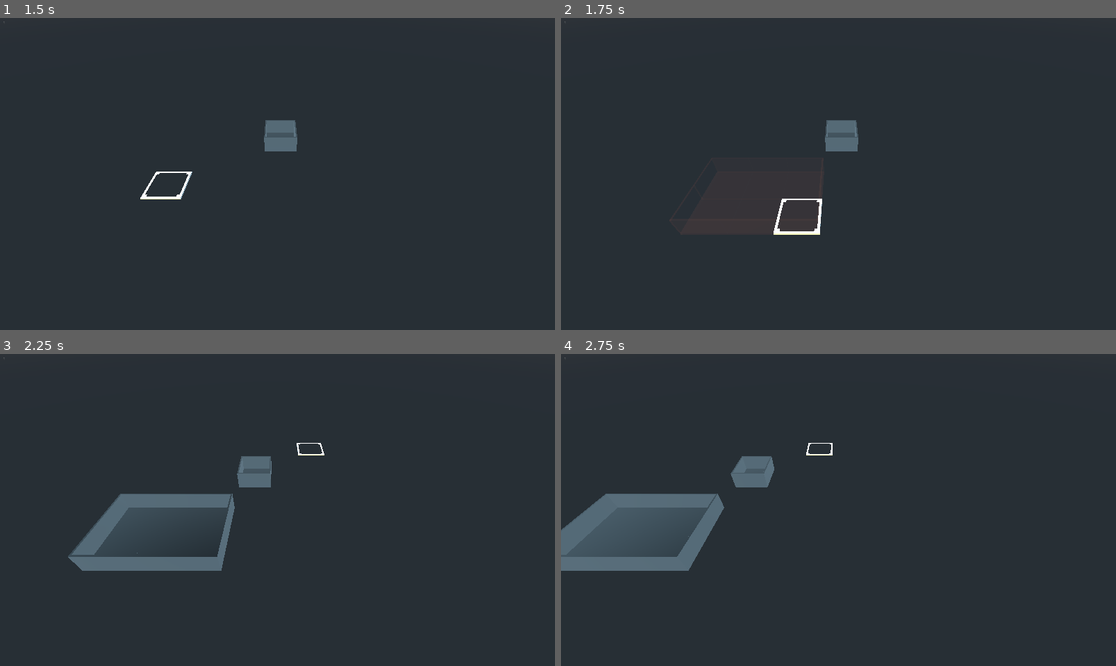
Above: before the commit, frames 1-4 (two rows, left to right).
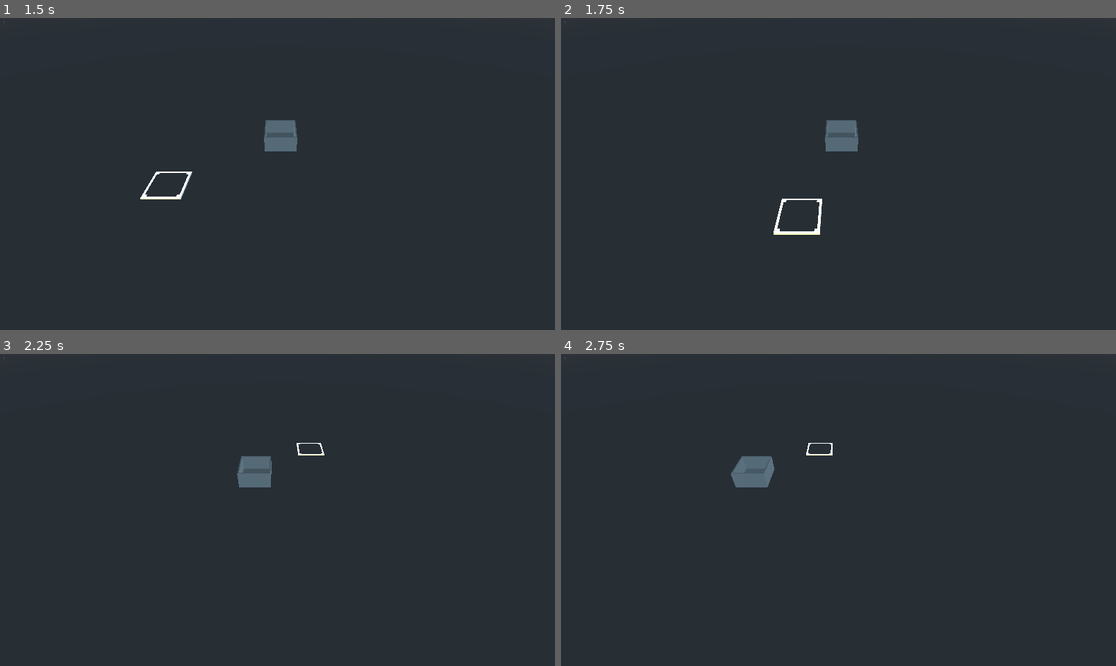
Above: after the commit, the same moments.

Repository: newnoiseworks/TowerStory
Game: Godot game, scene res://Scenes/building/building.tscn
Same seed, same stepped clock (60 frames per second), same inputs: the game is played once before the commit and once after it.
Inputs (mouse positions are in pixels of both pictures, inside the frame that each line leads up to):
- Up to frame 1 (1.5 s): tap Enter at 0.5 s; move the mouse to (399, 158) at 0.52 s; press the mouse at (399, 158) at 0.53 s; hold D (move_right) 0.53-1.25 s; release the mouse at (399, 158) at 1.25 s; drag from (166, 189) to (249, 236) at 1.27 s
- Up to frame 2 (1.75 s): no input
- Up to frame 3 (2.25 s): move the mouse to (333, 441) at 2.02 s; hold D (move_right) from 2.03 s (still down); hold Middle mouse button (third_button) from 2.03 s (still down)
- Up to frame 4 (2.75 s): keep holding D (move_right); keep holding Middle mouse button (third_button)

Frame 1 is identical in both runs. In frame 2, 0.2% of the frame differs, in the area x 19-48%, y 49-70%; in frame 3, 4.1%; in frame 4, 6.1%, in the area x 0-30%, y 44-70%.

Commit message:
fixes bugs with floor swapping + continguous pieces

Diff:
--- a/Scenes/building/building.gd
+++ b/Scenes/building/building.gd
@@ -33,7 +33,7 @@
 
 
 func _handle_floor_move(event):
-	if event.is_action_released("move_up") and floors.get_child_count() >= current_floor_idx and (current_floor == null or current_floor._get_piece_count() > 0):
+	if event.is_action_released("move_up") and floors.get_child_count() >= current_floor_idx and (current_floor_idx < 1 or current_floor._get_piece_count() > 0):
 		previous_floor = _get_current_floor()
 		current_floor_idx += 1
 		mouse_select.translate_object_local(Vector3(
@@ -41,7 +41,7 @@
 		))
 
 		_post_floor_change()
-	elif event.is_action_released("move_down") and (current_floor_idx == 1 or basement.get_child_count() >= abs(current_floor_idx)) and current_floor_idx <= 0 and current_floor._get_piece_count() > 0 or current_floor_idx > 0:
+	elif event.is_action_released("move_down") and (current_floor_idx == 1 or basement.get_child_count() >= abs(current_floor_idx) and current_floor_idx <= 0 and current_floor._get_piece_count() > 0 or current_floor_idx > 0):
 		previous_floor = _get_current_floor()
 		current_floor_idx -= 1
 		mouse_select.translate_object_local(Vector3(
--- a/Scenes/building/test_building.gd
+++ b/Scenes/building/test_building.gd
@@ -234,6 +234,8 @@
 			)
 		)
 
+		assert_eq(test_building.current_floor_idx, 1, "Current floor idx correct")
+
 		# move up once...
 		input.press("move_up")
 		test_building._unhandled_input(input)
@@ -242,6 +244,7 @@
 		test_building._unhandled_input(input)
 		gut.simulate(test_building, 200, 20)
 
+		input._reset()
 		assert_eq(test_building.current_floor_idx, 2, "Current floor idx goes up one above what exists")
 
 		# move up twice...
@@ -252,7 +255,7 @@
 		test_building._unhandled_input(input)
 		gut.simulate(test_building, 200, 20)
 
-		assert_eq(test_building.current_floor_idx, 2, "Current floor idx does not go down more than one floor above what exists")
+		assert_eq(test_building.current_floor_idx, 2, "Current floor idx does not go up more than one floor above what exists")
 
 
 	func test_cannot_move_down_more_than_one_floor():
@@ -275,6 +278,28 @@
 		gut.simulate(test_building, 200, 20)
 
 		assert_eq(test_building.current_floor_idx, 0, "Current floor idx does not go down more than one floor below what exists")
+
+
+	func test_can_leave_basement_without_making_piece():
+		# move down once...
+		input.press("move_down")
+		test_building._unhandled_input(input)
+		gut.simulate(test_building, 2, 20)
+		input.release("move_down")
+		test_building._unhandled_input(input)
+		gut.simulate(test_building, 200, 20)
+
+		assert_eq(test_building.current_floor_idx, 0, "Current floor idx goes down one below what exists")
+
+		# move back up...
+		input.press("move_up")
+		test_building._unhandled_input(input)
+		gut.simulate(test_building, 2, 20)
+		input.release("move_up")
+		test_building._unhandled_input(input)
+		gut.simulate(test_building, 200, 20)
+
+		assert_eq(test_building.current_floor_idx, 1, "Current floor idx returns to first floor")
 
 
 class Test_SecondFloorWorkflow:
--- a/Scenes/floor/floor.gd
+++ b/Scenes/floor/floor.gd
@@ -113,7 +113,10 @@
 	var greaterz = final_target if final_target.z > target.z else target
 	var lesserz = target if greaterz == final_target else final_target
 
-	_add_or_remove_multiple_pieces_if_adjacent(lesserx, greaterx, lesserz, greaterz, is_transparent, remove)
+	if remove:
+		_remove_multiple_pieces(lesserx, greaterx, lesserz, greaterz, is_transparent)
+	else:
+		_add_multiple_pieces_if_adjacent(lesserx, greaterx, lesserz, greaterz, is_transparent)
 
 
 func _add_multiple_pieces_if_adjacent(lesserx, greaterx, lesserz, greaterz, is_transparent=false):
@@ -129,14 +132,14 @@
 
 	if !has_adjacent_piece: return
 
-	return _add_or_remove_multiple_pieces_if_adjacent(lesserx, greaterx, lesserz, greaterz, is_transparent)
+	return _add_or_remove_multiple_pieces(lesserx, greaterx, lesserz, greaterz, is_transparent)
 
 
 func _remove_multiple_pieces(lesserx, greaterx, lesserz, greaterz, is_transparent):
-	return _add_or_remove_multiple_pieces_if_adjacent(lesserx, greaterx, lesserz, greaterz, is_transparent, true)
-
-
-func _add_or_remove_multiple_pieces_if_adjacent(lesserx, greaterx, lesserz, greaterz, is_transparent = false, remove = false):
+	return _add_or_remove_multiple_pieces(lesserx, greaterx, lesserz, greaterz, is_transparent, true)
+
+
+func _add_or_remove_multiple_pieces(lesserx, greaterx, lesserz, greaterz, is_transparent = false, remove = false):
 	for x in range(lesserx.x, greaterx.x + TowerGlobals.TILE_MULTIPLE, TowerGlobals.TILE_MULTIPLE):
 		for z in range(lesserz.z, greaterz.z + TowerGlobals.TILE_MULTIPLE, TowerGlobals.TILE_MULTIPLE):
 			if _has_floor_piece_at(x, z):
--- a/Scenes/floor/test_floor.gd
+++ b/Scenes/floor/test_floor.gd
@@ -199,6 +199,44 @@
 	extends GutTest
 
 	var test_floor
+	var building
+
+	func before_each():
+		var prototype_script = load("res://scenes/floor/floor.tscn")
+		test_floor = prototype_script.instance()
+		building = Spatial.new()
+		building.add_child(test_floor)
+		add_child_autofree(building)
+
+
+	func test_cant_add_non_contiguous_group_to_existing_group():
+		test_floor.add_pieces_as_needed(
+			Vector3(
+				-12.076785, 0.100007, 0.179358
+			),
+			Vector3(
+				0.076785, 0.100007, 0.179358
+			)
+		)
+
+		var orig_children_count = building.get_child_count()
+
+		test_floor.add_pieces_as_needed(
+			Vector3(
+				4.076785, 0.100007, 4.179358
+			),
+			Vector3(
+				8.076785, 0.100007, 8.179358
+			)
+		)
+
+		assert_eq(building.get_child_count(), orig_children_count, "No extra children have been added when not contiguous")
+
+
+class Test__add_multiple_pieces_if_adjacent:
+	extends GutTest
+
+	var test_floor
 
 	func before_each():
 		var prototype_script = load("res://scenes/floor/floor.tscn")
@@ -208,44 +246,7 @@
 		add_child_autofree(building)
 
 
-	func test_cant_add_non_contiguous_group_to_existing_group():
-		test_floor.add_pieces_as_needed(
-			Vector3(
-				2.076785, 0.100007, 0.179358
-			),
-			Vector3(
-				2.076785, 0.100007, 0.179358
-			)
-		)
-
-		var orig_children_count = test_floor.get_child_count()
-
-		test_floor.add_pieces_as_needed(
-			Vector3(
-				12.076785, 0.100007, 0.179358
-			),
-			Vector3(
-				14.076785, 0.100007, 4.179358
-			)
-		)
-
-		assert_eq(test_floor.get_child_count(), orig_children_count, "No extra children have been added when not contiguous")
-
-
-class Test__add_multiple_pieces_if_adjacent:
-	extends GutTest
-
-	var test_floor
-
-	func before_each():
-		var prototype_script = load("res://scenes/floor/floor.tscn")
-		test_floor = prototype_script.instance()
-		var building = Spatial.new()
-		building.add_child(test_floor)
-		add_child_autofree(building)
-
-
-	func test__can_add_overlapping_pieces():
+	func test_can_add_overlapping_pieces():
 		# adds a piece to start
 		test_floor.add_pieces_as_needed(
 			Vector3(
